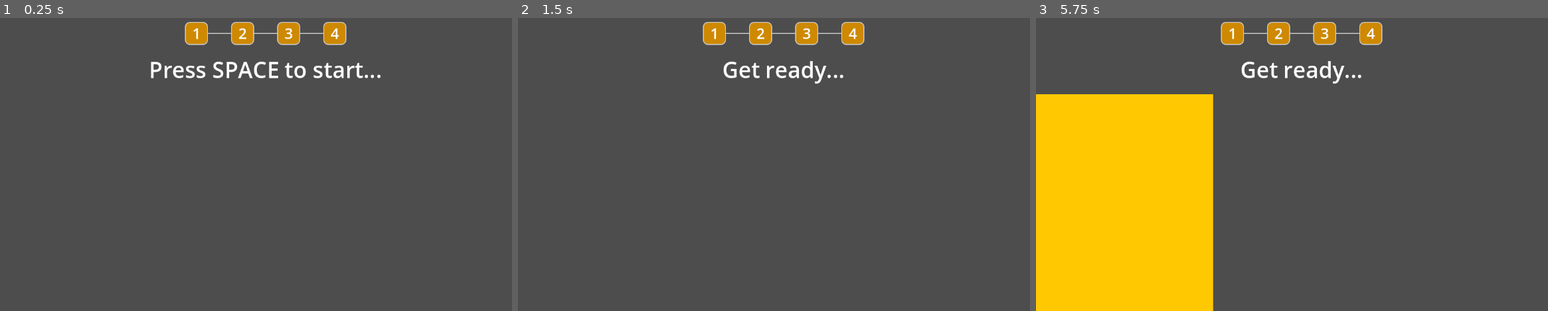
Above: before the commit, frames 1-3 (left to right).
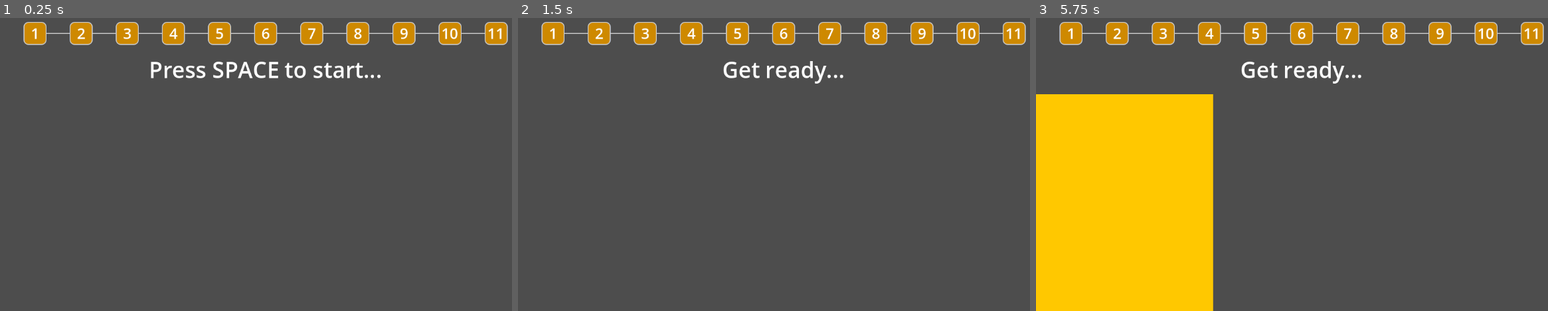
Above: after the commit, the same moments.

Repository: phrasmotica/workout-companion
Game: Godot game, scene res://scenes/app.tscn
The game is run twice, just before and just after one commit, with the same random seed, the same clock (stepped at 60 frames per second) and the same inputs.
Inputs:
- Up to frame 1 (0.25 s): no input
- Up to frame 2 (1.5 s): tap Space at 0.5 s; tap Enter (ui_accept) at 0.77, 1.25 s
- Up to frame 3 (5.75 s): tap Enter (ui_accept) at 1.52, 2, 2.75, 3.02, 3.5, 3.77, 4.25, 4.52 s

The runs differ from the first frame. In frame 1, 5.3% of the frame differs, in the area x 4-100%, y 1-10%; in frame 2, 5.3%; in frame 3, 5.3%.

Commit message:
Add properties to Workout class for rep duration and pause duration. Make the UI adjust to these values appropriately

Diff:
--- a/data/workout_20x11.tres
+++ b/data/workout_20x11.tres
@@ -6,4 +6,6 @@
 script = ExtResource("1_d25ye")
 sets = 11
 reps = 20
+rep_duration_seconds = 1.0
+pause_duration_seconds = 60.0
 metadata/_custom_type_script = "uid://x4gkwisjojn1"
--- a/data/workout_3x4.tres
+++ b/data/workout_3x4.tres
@@ -6,4 +6,6 @@
 script = ExtResource("1_frvoe")
 sets = 4
 reps = 3
+rep_duration_seconds = 1.0
+pause_duration_seconds = 5.0
 metadata/_custom_type_script = "uid://x4gkwisjojn1"
--- a/scenes/app.tscn
+++ b/scenes/app.tscn
@@ -3,7 +3,7 @@
 [ext_resource type="Script" uid="uid://dphjta0fnof0s" path="res://scripts/app.gd" id="1_fee65"]
 [ext_resource type="PackedScene" uid="uid://dq00nnlosn23m" path="res://scenes/key_listener.tscn" id="1_hu2qg"]
 [ext_resource type="PackedScene" uid="uid://dtajkb5vd5nal" path="res://scenes/flasher.tscn" id="1_jv4sb"]
-[ext_resource type="Resource" uid="uid://dqjcyk72b8sak" path="res://data/workout_3x4.tres" id="2_jv7dx"]
+[ext_resource type="Resource" uid="uid://ct00hl5w1lmxt" path="res://data/workout_20x11.tres" id="2_jv7dx"]
 [ext_resource type="PackedScene" uid="uid://jw8x56hddkq3" path="res://scenes/countdown.tscn" id="3_uvl1u"]
 [ext_resource type="PackedScene" uid="uid://c3ny8dq1xas7h" path="res://scenes/status_message.tscn" id="4_k6d74"]
 [ext_resource type="PackedScene" uid="uid://cpcr2u4jlkqua" path="res://scenes/rep_counter.tscn" id="5_ljqyw"]
@@ -30,6 +30,7 @@
 [node name="SetCounter" parent="MarginContainer/VBoxContainer" instance=ExtResource("6_jv7dx")]
 layout_mode = 2
 alignment = 1
+step_count = 11
 
 [node name="StatusMessage" parent="MarginContainer/VBoxContainer" instance=ExtResource("4_k6d74")]
 layout_mode = 2
@@ -37,7 +38,7 @@
 [node name="RepCounter" parent="MarginContainer/VBoxContainer" instance=ExtResource("5_ljqyw")]
 visible = false
 layout_mode = 2
-max_count = 3
+count = 0
 
 [node name="MarginContainer" type="MarginContainer" parent="MarginContainer/VBoxContainer"]
 layout_mode = 2
@@ -52,9 +53,9 @@
 unique_name_in_owner = true
 visible = false
 layout_mode = 2
-max_value = 5.0
+max_value = 60.0
 value = 0.0
-duration_seconds = 5
+duration_seconds = 60
 
 [node name="Flasher" parent="MarginContainer/VBoxContainer/MarginContainer" instance=ExtResource("1_jv4sb")]
 unique_name_in_owner = true
--- a/scripts/app.gd
+++ b/scripts/app.gd
@@ -40,6 +40,12 @@
 
 	if rep_counter:
 		rep_counter.max_count = workout.reps
+
+	if flasher:
+		flasher.wait_time_seconds = workout.rep_duration_seconds
+
+	if pause_countdown:
+		pause_countdown.duration_seconds = int(workout.pause_duration_seconds)
 
 func do_countdown():
 	if flasher:
@@ -101,6 +107,8 @@
 		status_message.show()
 		status_message.message = StatusMessage.MessageType.PAUSING
 
+	print("Pausing for %d second(s)" % workout.pause_duration_seconds)
+
 	if rep_counter:
 		rep_counter.hide()
 		rep_counter.stop()
@@ -137,7 +145,7 @@
 			stop()
 
 		else:
-			print("%d set(s) remaining, pausing" % _sets_remaining)
+			print("%d set(s) remaining" % _sets_remaining)
 
 			pause()
 	else:
--- a/scripts/flasher.gd
+++ b/scripts/flasher.gd
@@ -1,7 +1,7 @@
 class_name Flasher extends ColorRect
 
 ## The time between flashes.
-@export_range(1.0, 5.0)
+@export_range(0.1, 5.0)
 var wait_time_seconds := 1.0
 
 signal flashed
--- a/scripts/workout.gd
+++ b/scripts/workout.gd
@@ -14,3 +14,17 @@
         reps = value
 
         emit_changed()
+
+@export_range(0, 1)
+var rep_duration_seconds: float = 1:
+    set(value):
+        rep_duration_seconds = value
+
+        emit_changed()
+
+@export_range(0, 120)
+var pause_duration_seconds: float = 60:
+    set(value):
+        pause_duration_seconds = value
+
+        emit_changed()
